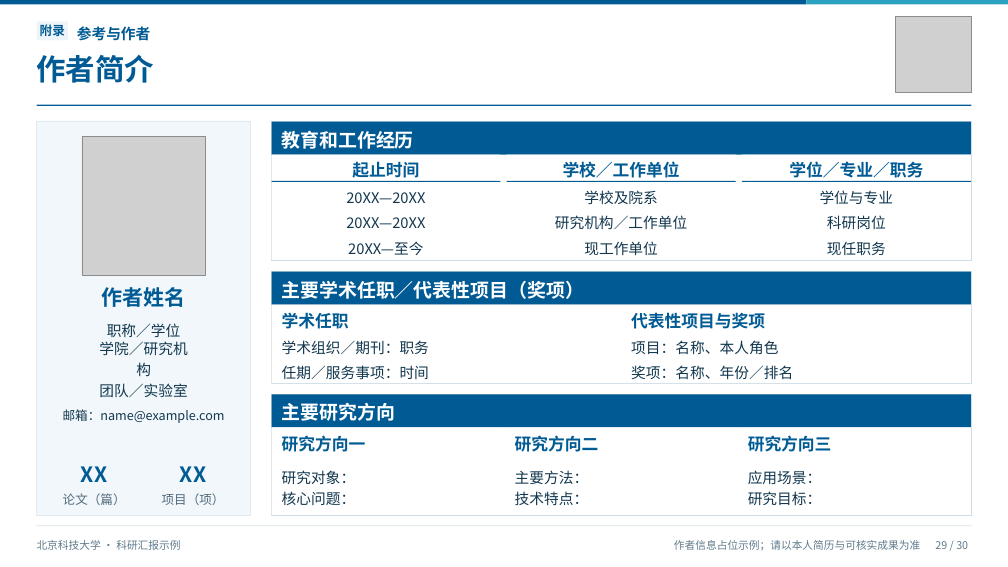
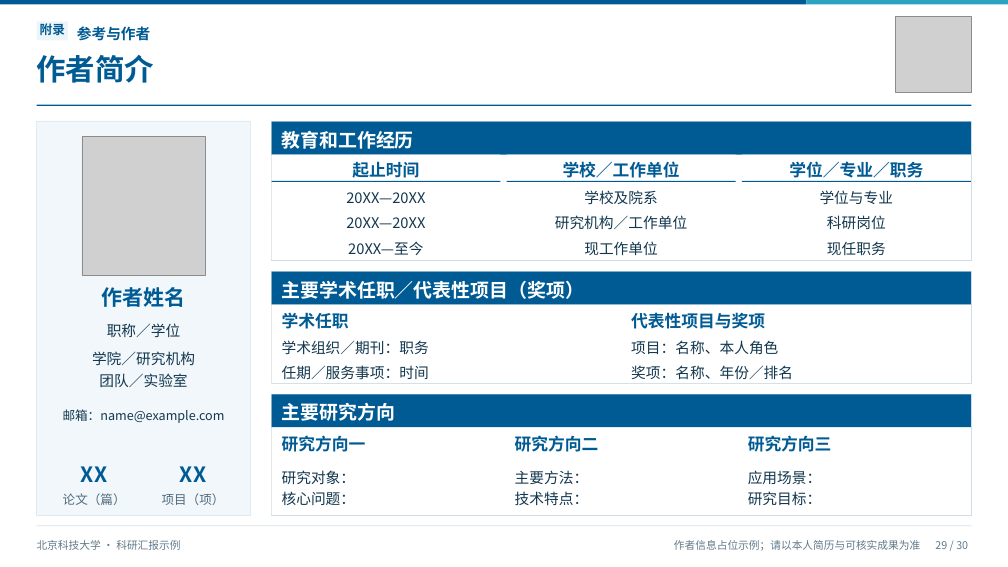
Before and after one commit to lbsun1999/html2ppt-web-slide, a slide deck: slide 29 of output/北京科技大学_WebSlide科研汇报示例.pptx. Drawn at 1008x567 pixels with LibreOffice and Linux fonts; fonts in the diff are those of the drawing; grey boxes stand for pictures. Boxes give left, top, right and bottom in pixels: in the first picture for what was removed or moved away, otherwise in the second. Text is boxed around its words. In the diff, an @@ line names an element or a change of style, - is before the commit and + after.

```diff
--- a/output/北京科技大学_WebSlide科研汇报示例.pptx
+++ b/output/北京科技大学_WebSlide科研汇报示例.pptx
@@ vertical alignment middle to top in 11 elements at (63, 409, 225, 423), (584, 190, 658, 204), (555, 215, 688, 229), (584, 241, 658, 255), (282, 340, 429, 354), (631, 340, 778, 355), (282, 365, 429, 380), (631, 365, 793, 380), (282, 470, 356, 505), (92, 351, 195, 387), (107, 323, 181, 337) @@
@@ text "学院／研究机构": place and size @@
-text "学院／研究机构" at (99, 341, 187, 397)
+text "学院／研究机构" at (92, 351, 195, 387)
```
Also in this commit, not shown: 29 other slides changed, 17 other files.
